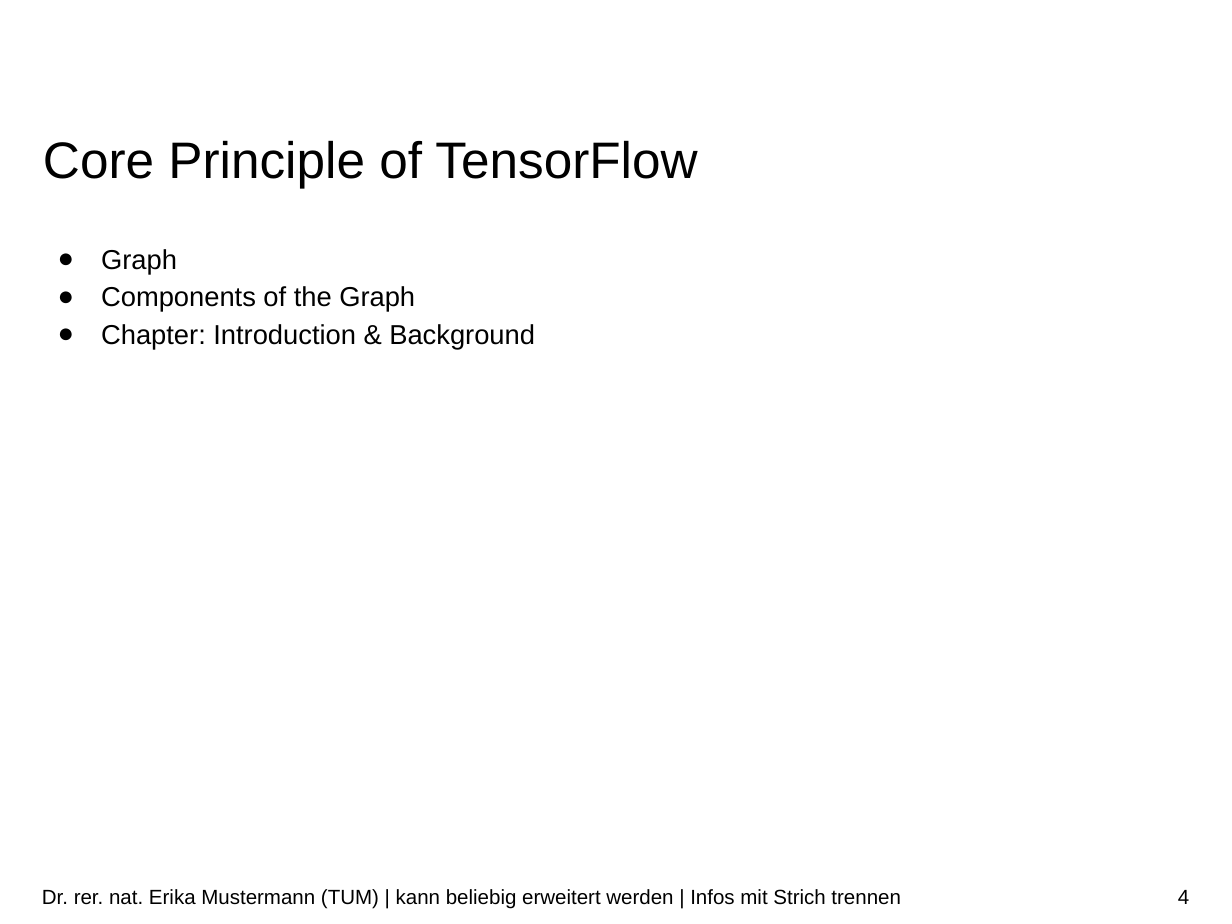
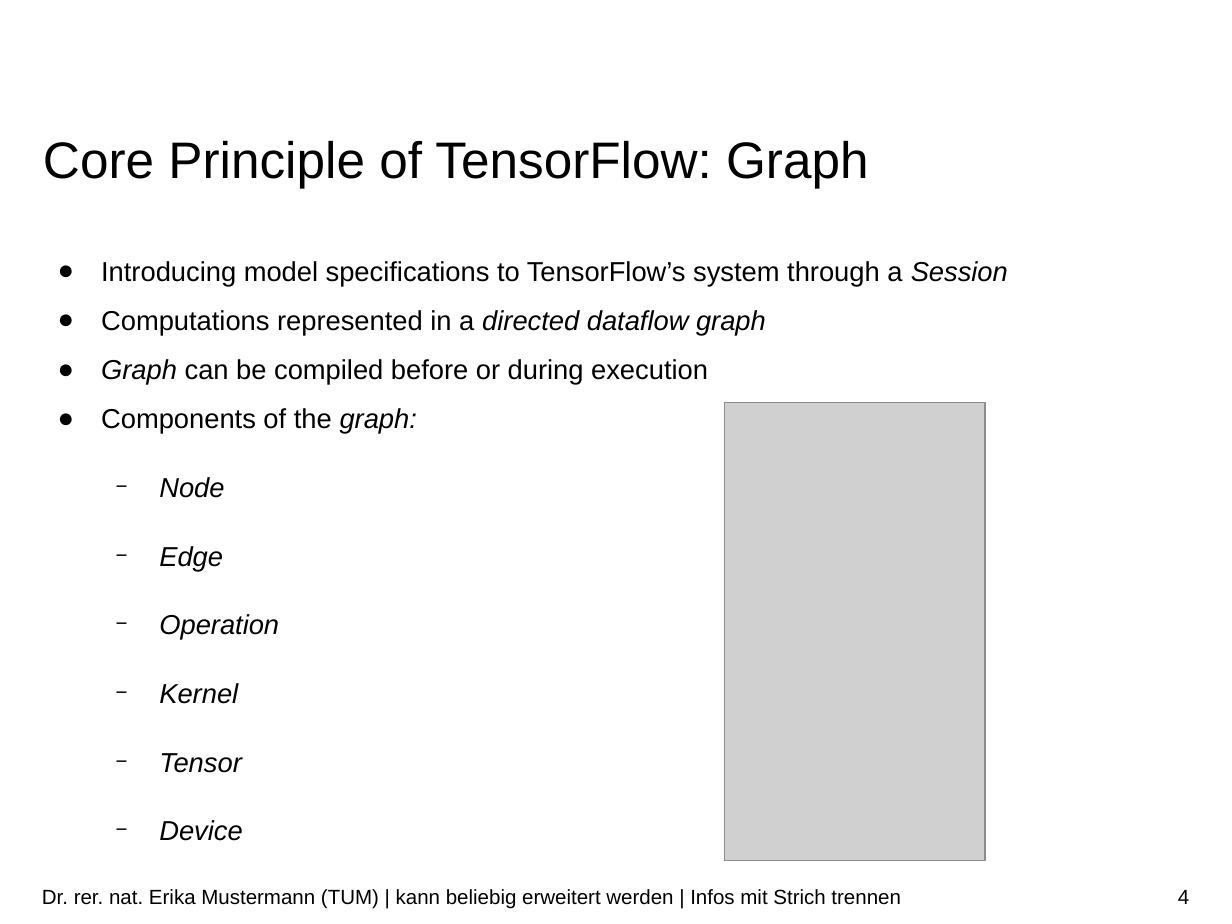
Before and after one commit to ekm01/EPHPC, a slide deck: slide 4 of Presentation/EPHPC_Presentation.odp. Drawn at 1232x924 pixels with LibreOffice and Linux fonts; fonts in the diff are those of the drawing; grey boxes stand for pictures; background and template pictures are left out. Boxes give left, top, right and bottom in pixels: in the first picture for what was removed or moved away, otherwise in the second. Text is boxed around its words. In the diff, an @@ line names an element or a change of style, - is before the commit and + after.

```diff
--- a/Presentation/EPHPC_Presentation.odp
+++ b/Presentation/EPHPC_Presentation.odp
@@ title at (43,140,869,188): text changed @@
-Core Principle of TensorFlow
+Core Principle of TensorFlow: Graph
@@ text at (101,261,1008,841): text changed @@
-● Graph
-● Components of the Graph
-● Chapter: Introduction & Background
+● Introducing model specifications to TensorFlow’s system through a Session
+● Computations represented in a directed dataflow graph
+● Graph can be compiled before or during execution
+● Components of the graph:
+  − Node
+  − Edge
+  − Operation
+  − Kernel
+  − Tensor
+  − Device
@@ picture added at (724,402,986,860) @@
```
Also in this commit, not shown: 4 other slides changed, 3 other files.
